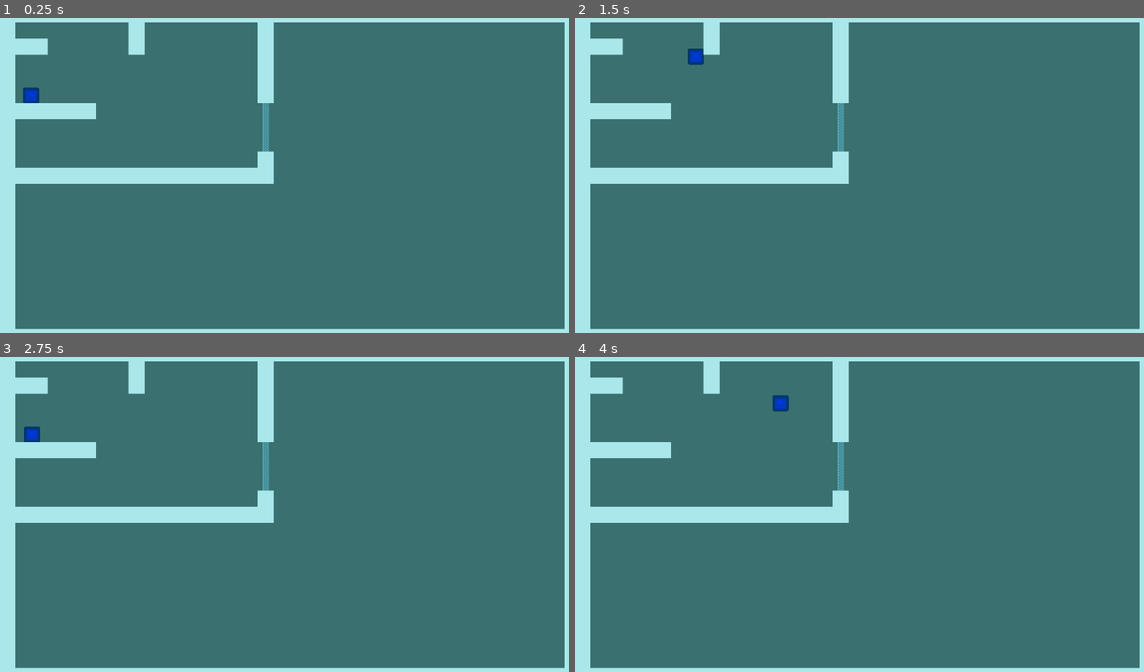
Above: before the commit, frames 1-4 (two rows, left to right).
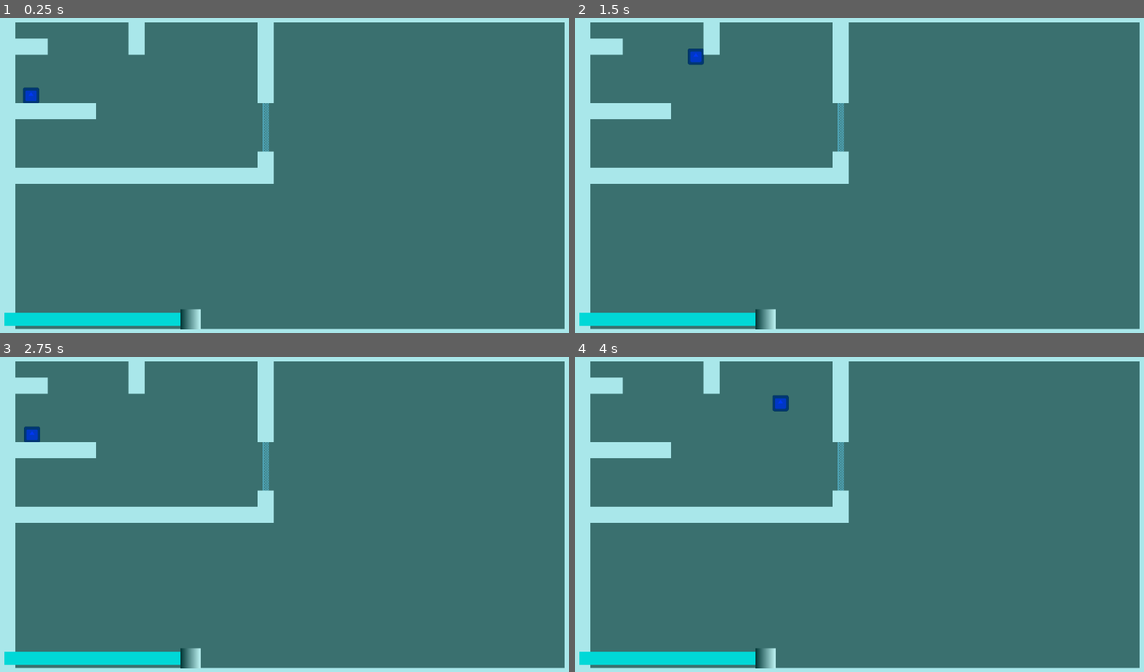
Above: after the commit, the same moments.

Repository: duncathan/ggj-2025
Game: Godot game, scene res://src/main_scene.tscn
The game is run twice, just before and just after one commit, with the same random seed, the same clock (stepped at 60 frames per second) and the same inputs. The engine's default icon, where the game draws it, is replaced by a stand-in: a white triangle on a blue panel in a dark square.
Inputs:
- Up to frame 1 (0.25 s): no input
- Up to frame 2 (1.5 s): tap Enter at 0.5 s; hold Right (game_right) from 0.53 s (still down); tap Space (game_jump) at 0.77 s
- Up to frame 3 (2.75 s): tap Space (game_jump) at 1.52 s; release Right (game_right) at 2.03 s; hold Left (game_left) from 2.03 s (still down)
- Up to frame 4 (4 s): release Left (game_left) at 2.78 s; hold Right (game_right) from 2.78 s (still down); tap Space (game_jump) at 3.02, 3.77 s

The runs differ from the first frame. In frame 1, 1.5% of the frame differs, in the area x 0-36%, y 92-99%; in frame 2, 1.5%; in frame 3, 1.5%; in frame 4, 1.5%.

Commit message:
explorer bubble meter

Diff:
--- a/src/main_scene.tscn
+++ b/src/main_scene.tscn
@@ -1,6 +1,11 @@
-[gd_scene load_steps=2 format=3 uid="uid://cq46dufukqxoy"]
+[gd_scene load_steps=4 format=3 uid="uid://cq46dufukqxoy"]
 
 [ext_resource type="PackedScene" uid="uid://dotjhq8nq71n0" path="res://src/playground.tscn" id="1_gcpyr"]
+
+[sub_resource type="Gradient" id="Gradient_ob5gl"]
+
+[sub_resource type="GradientTexture2D" id="GradientTexture2D_oh4fj"]
+gradient = SubResource("Gradient_ob5gl")
 
 [node name="Main Scene" type="Node2D"]
 
@@ -11,3 +16,44 @@
 anchors_preset = 0
 offset_right = 40.0
 offset_bottom = 40.0
+
+[node name="Panel" type="Panel" parent="UI"]
+layout_mode = 0
+offset_left = 10.0
+offset_top = 608.0
+offset_right = 399.0
+offset_bottom = 634.0
+
+[node name="ColorRect" type="ColorRect" parent="UI/Panel"]
+layout_mode = 1
+anchors_preset = 15
+anchor_right = 1.0
+anchor_bottom = 1.0
+grow_horizontal = 2
+grow_vertical = 2
+color = Color(0, 0.292615, 0.292802, 1)
+
+[node name="ColorRect2" type="ColorRect" parent="UI/Panel"]
+layout_mode = 1
+anchors_preset = 15
+anchor_right = 1.0
+anchor_bottom = 1.0
+offset_right = -13.0
+grow_horizontal = 2
+grow_vertical = 2
+color = Color(7.12335e-06, 0.841916, 0.8424, 1)
+
+[node name="TextureRect" type="TextureRect" parent="UI/Panel"]
+layout_mode = 1
+anchors_preset = 6
+anchor_left = 1.0
+anchor_top = 0.5
+anchor_right = 1.0
+anchor_bottom = 0.5
+offset_left = -40.0
+offset_top = -20.0
+offset_bottom = 20.0
+grow_horizontal = 0
+grow_vertical = 2
+texture = SubResource("GradientTexture2D_oh4fj")
+expand_mode = 5
